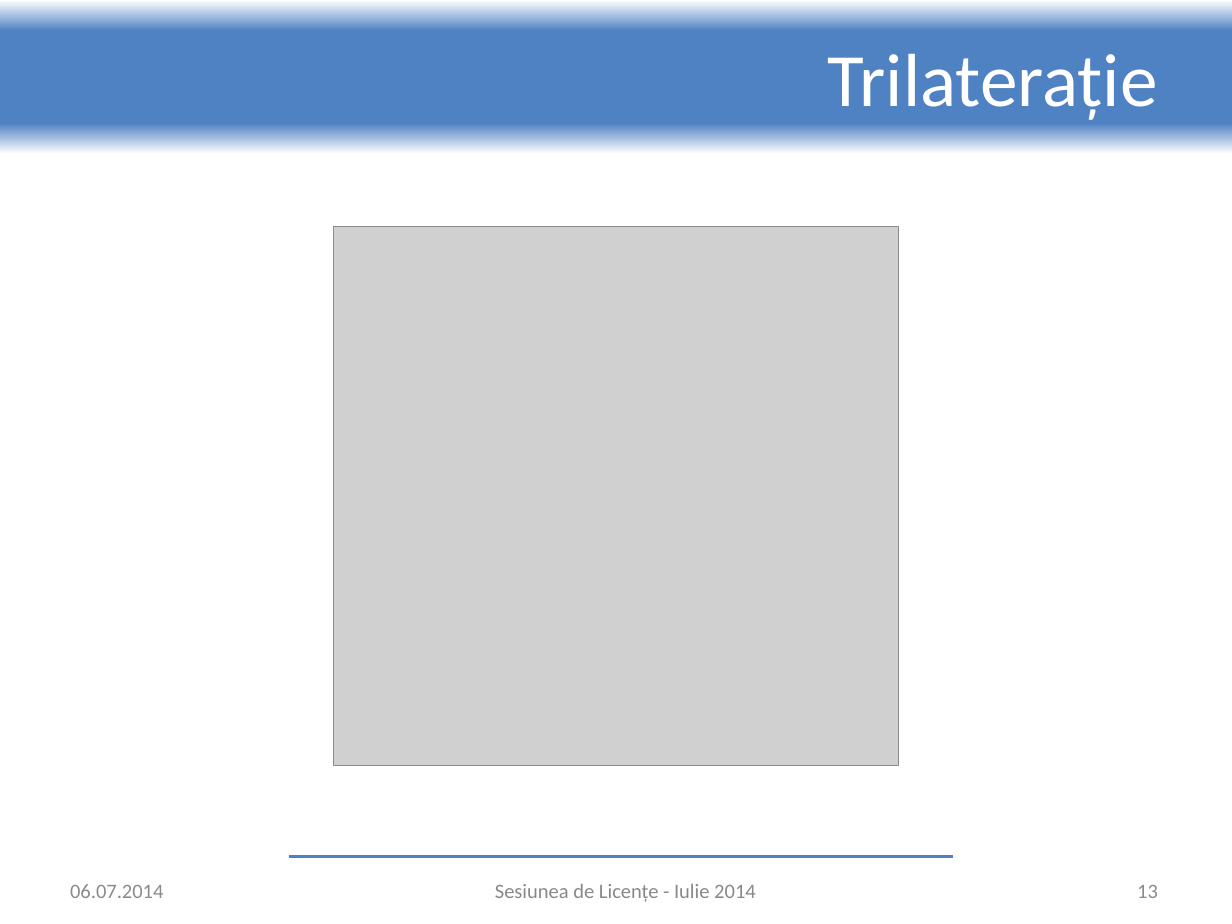
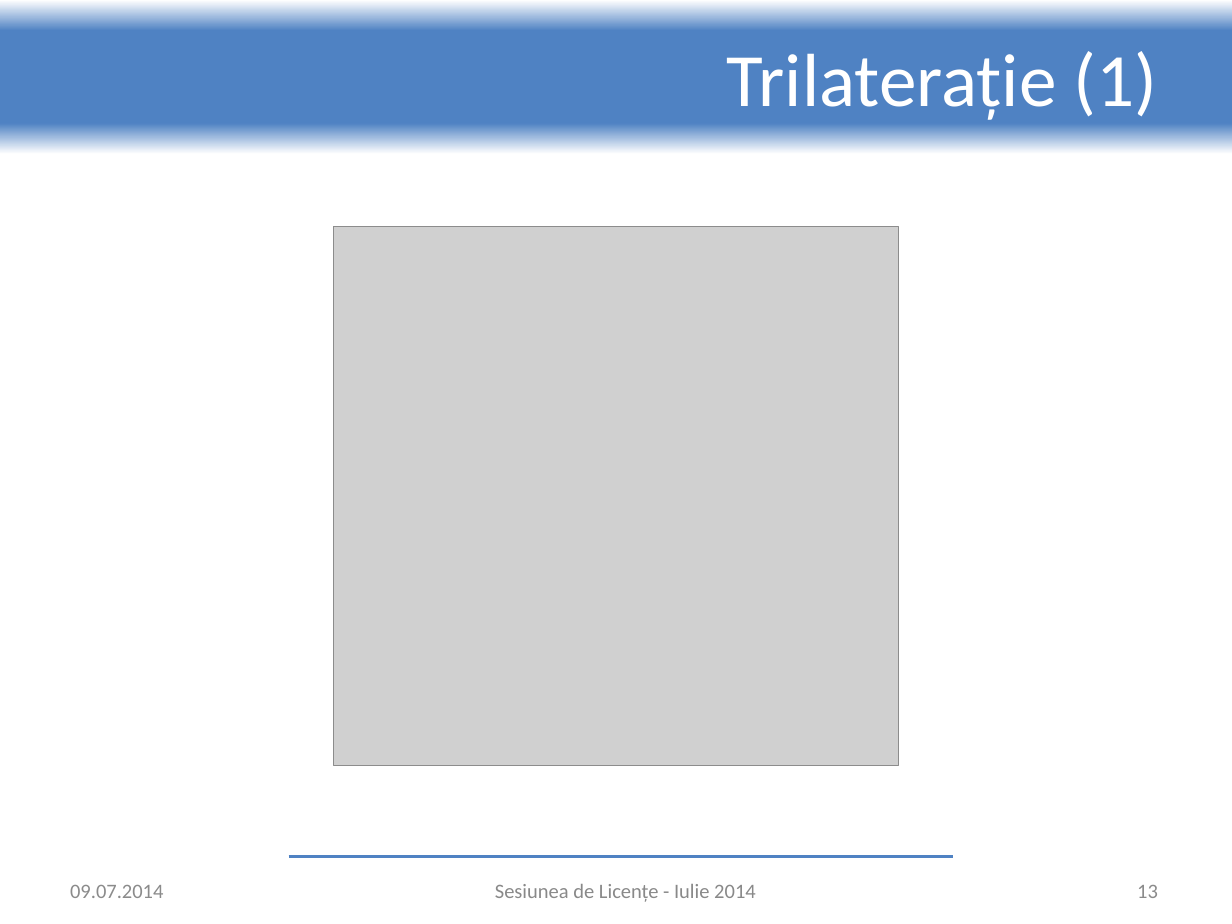
Before and after one commit to adrian-nicolau/radar, a slide deck: slide 13 of presentation.pptx. Drawn at 1232x924 pixels with LibreOffice and Linux fonts; fonts in the diff are those of the drawing; grey boxes stand for pictures; background and template pictures are left out. Boxes give left, top, right and bottom in pixels: in the first picture for what was removed or moved away, otherwise in the second. Text is boxed around its words. In the diff, an @@ line names an element or a change of style, - is before the commit and + after.

```diff
--- a/presentation.pptx
+++ b/presentation.pptx
@@ title at [727,51,1158,120]: text changed @@
-Trilaterație
+Trilaterație (1)
@@ text at [70,885,163,898]: text changed @@
-06.07.2014
+09.07.2014
```
Also in this commit, not shown: 15 other slides changed, 5 slides added.
